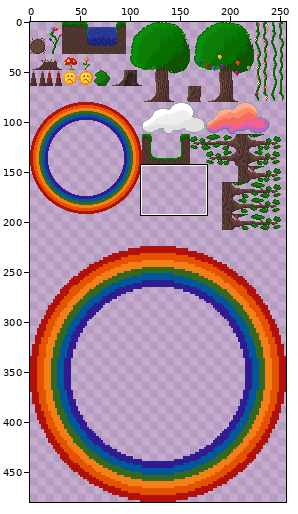
One commit to this sprite sheet: assets/tiles/forest_tiles.png. The first picture is a wide view before the edit; the outline marks the close-up.
Close-up. Old version:
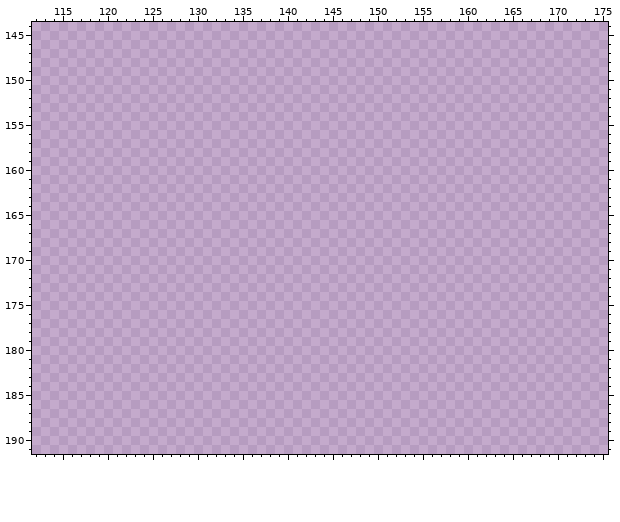
The file is 256x480 pixels. Shown: x 112..175, y 144..191.
Palette (. is transparent): 
Pixels before (only the part around the change), first column x 112:
144 ................................................................
145 ................................................................
146 ................................................................
147 ................................................................
148 ................................................................
149 ................................................................
150 ................................................................
151 ................................................................
152 ................................................................
153 ................................................................
154 ................................................................
155 ................................................................
156 ................................................................
157 ................................................................
158 ................................................................
159 ................................................................
160 ................................................................
161 ................................................................
162 ................................................................
163 ................................................................
164 ................................................................
165 ................................................................
166 ................................................................
167 ................................................................
168 ................................................................
169 ................................................................
170 ................................................................
171 ................................................................
172 ................................................................
173 ................................................................
174 ................................................................
175 ................................................................
176 ................................................................
177 ................................................................
178 ................................................................
179 ................................................................
180 ................................................................
181 ................................................................
182 ................................................................
183 ................................................................
184 ................................................................
185 ................................................................
186 ................................................................
187 ................................................................
188 ................................................................
189 ................................................................
190 ................................................................
191 ................................................................
After the commit:
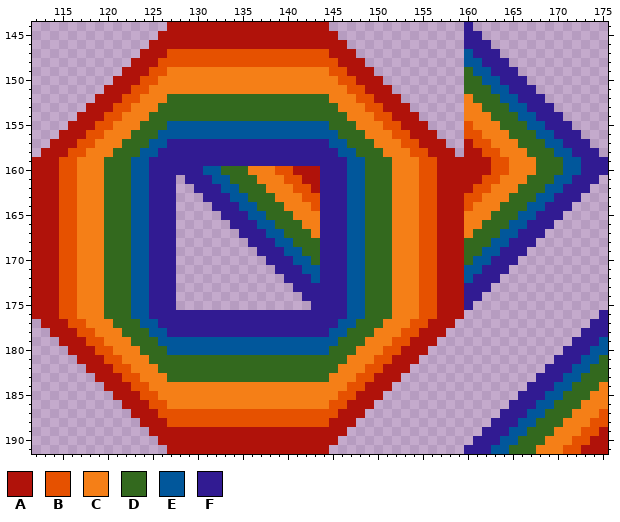
Colours new in this view: A #b0120a  B #e65100  C #f57f17  D #33691e  E #01579b  F #311b92
The edit:
Changed rows in their new state; - is an unchanged pixel.
first column x 112:
144 ---------------AAAAAAAAAAAAAAAAAA---------------F---------------
145 --------------AAAAAAAAAAAAAAAAAAAA--------------FF--------------
146 -------------AAAAAAAAAAAAAAAAAAAAAA-------------FFF-------------
147 ------------AAABBBBBBBBBBBBBBBBBBAAA------------EFFF------------
148 -----------AAABBBBBBBBBBBBBBBBBBBBAAA-----------EEFFF-----------
149 ----------AAABBCCCCCCCCCCCCCCCCCCBBAAA----------DEEFFF----------
150 ---------AAABBCCCCCCCCCCCCCCCCCCCCBBAAA---------DDEEFFF---------
151 --------AAABBCCCCCCCCCCCCCCCCCCCCCCBBAAA--------DDDEEFFF--------
152 -------AAABBCCCDDDDDDDDDDDDDDDDDDCCCBBAAA-------CDDDEEFFF-------
153 ------AAABBCCCDDDDDDDDDDDDDDDDDDDDCCCBBAAA------CCDDDEEFFF------
154 -----AAABBCCCDDDDDDDDDDDDDDDDDDDDDDCCCBBAAA-----CCCDDDEEFFF-----
155 ----AAABBCCCDDDEEEEEEEEEEEEEEEEEEDDDCCCBBAAA----BCCCDDDEEFFF----
156 ---AAABBCCCDDDEEEEEEEEEEEEEEEEEEEEDDDCCCBBAAA---BBCCCDDDEEFFF---
157 --AAABBCCCDDDEEFFFFFFFFFFFFFFFFFFEEDDDCCCBBAAA--ABBCCCDDDEEFFF--
158 -AAABBCCCDDDEEFFFFFFFFFFFFFFFFFFFFEEDDDCCCBBAAA-AABBCCCDDDEEFFF-
159 AAABBCCCDDDEEFFFFFFFFFFFFFFFFFFFFFFEEDDDCCCBBAAAAAABBCCCDDDEEFFF
160 AAABBCCCDDDEEFFFFFFEEDDDCCCBBAAAFFFEEDDDCCCBBAAAAAABBCCCDDDEEFFF
161 AAABBCCCDDDEEFFF-FFFEEDDDCCCBBAAFFFEEDDDCCCBBAAAAABBCCCDDDEEFFF-
162 AAABBCCCDDDEEFFF--FFFEEDDDCCCBBAFFFEEDDDCCCBBAAAABBCCCDDDEEFFF--
163 AAABBCCCDDDEEFFF---FFFEEDDDCCCBBFFFEEDDDCCCBBAAABBCCCDDDEEFFF---
164 AAABBCCCDDDEEFFF----FFFEEDDDCCCBFFFEEDDDCCCBBAAABCCCDDDEEFFF----
165 AAABBCCCDDDEEFFF-----FFFEEDDDCCCFFFEEDDDCCCBBAAACCCDDDEEFFF-----
166 AAABBCCCDDDEEFFF------FFFEEDDDCCFFFEEDDDCCCBBAAACCDDDEEFFF------
167 AAABBCCCDDDEEFFF-------FFFEEDDDCFFFEEDDDCCCBBAAACDDDEEFFF-------
168 AAABBCCCDDDEEFFF--------FFFEEDDDFFFEEDDDCCCBBAAADDDEEFFF--------
169 AAABBCCCDDDEEFFF---------FFFEEDDFFFEEDDDCCCBBAAADDEEFFF---------
170 AAABBCCCDDDEEFFF----------FFFEEDFFFEEDDDCCCBBAAADEEFFF----------
171 AAABBCCCDDDEEFFF-----------FFFEEFFFEEDDDCCCBBAAAEEFFF-----------
172 AAABBCCCDDDEEFFF------------FFFEFFFEEDDDCCCBBAAAEFFF------------
173 AAABBCCCDDDEEFFF-------------FFFFFFEEDDDCCCBBAAAFFF-------------
174 AAABBCCCDDDEEFFF--------------FFFFFEEDDDCCCBBAAAFF--------------
175 AAABBCCCDDDEEFFF---------------FFFFEEDDDCCCBBAAAF---------------
176 AAABBCCCDDDEEFFFFFFFFFFFFFFFFFFFFFFEEDDDCCCBBAAA---------------F
177 -AAABBCCCDDDEEFFFFFFFFFFFFFFFFFFFFEEDDDCCCBBAAA---------------FF
178 --AAABBCCCDDDEEFFFFFFFFFFFFFFFFFFEEDDDCCCBBAAA---------------FFF
179 ---AAABBCCCDDDEEEEEEEEEEEEEEEEEEEEDDDCCCBBAAA---------------FFFE
180 ----AAABBCCCDDDEEEEEEEEEEEEEEEEEEDDDCCCBBAAA---------------FFFEE
181 -----AAABBCCCDDDDDDDDDDDDDDDDDDDDDDCCCBBAAA---------------FFFEED
182 ------AAABBCCCDDDDDDDDDDDDDDDDDDDDCCCBBAAA---------------FFFEEDD
183 -------AAABBCCCDDDDDDDDDDDDDDDDDDCCCBBAAA---------------FFFEEDDD
184 --------AAABBCCCCCCCCCCCCCCCCCCCCCCBBAAA---------------FFFEEDDDC
185 ---------AAABBCCCCCCCCCCCCCCCCCCCCBBAAA---------------FFFEEDDDCC
186 ----------AAABBCCCCCCCCCCCCCCCCCCBBAAA---------------FFFEEDDDCCC
187 -----------AAABBBBBBBBBBBBBBBBBBBBAAA---------------FFFEEDDDCCCB
188 ------------AAABBBBBBBBBBBBBBBBBBAAA---------------FFFEEDDDCCCBB
189 -------------AAAAAAAAAAAAAAAAAAAAAA---------------FFFEEDDDCCCBBA
190 --------------AAAAAAAAAAAAAAAAAAAA---------------FFFEEDDDCCCBBAA
191 ---------------AAAAAAAAAAAAAAAAAA---------------FFFEEDDDCCCBBAAA
Changed places in both close-ups, as pixel boxes (x1, y1, x2, y2):
added: (32, 22, 608, 454)
